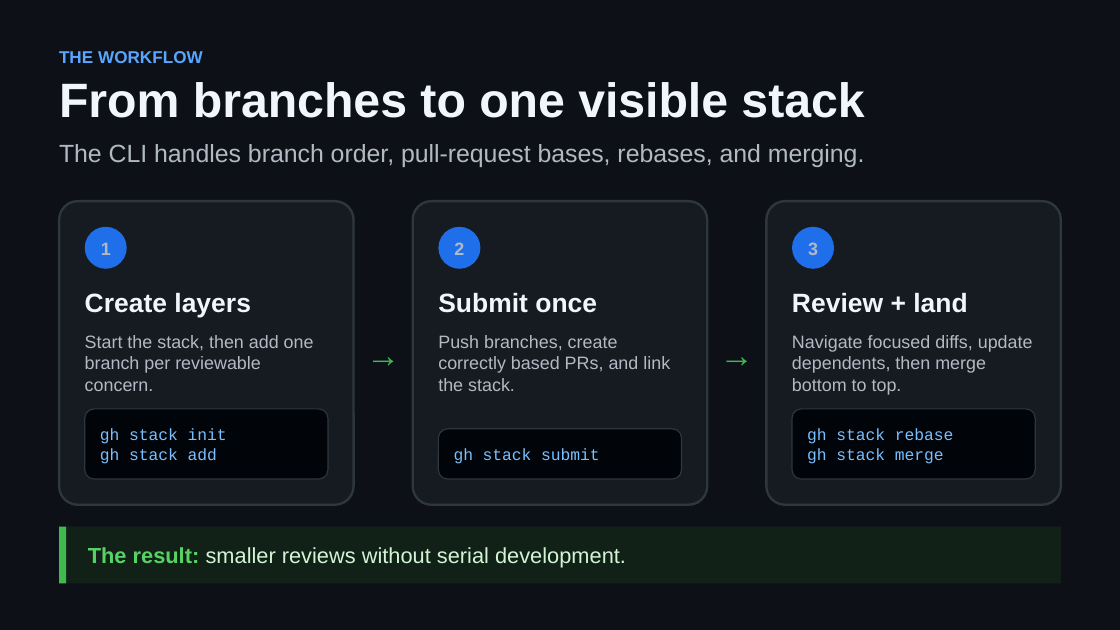
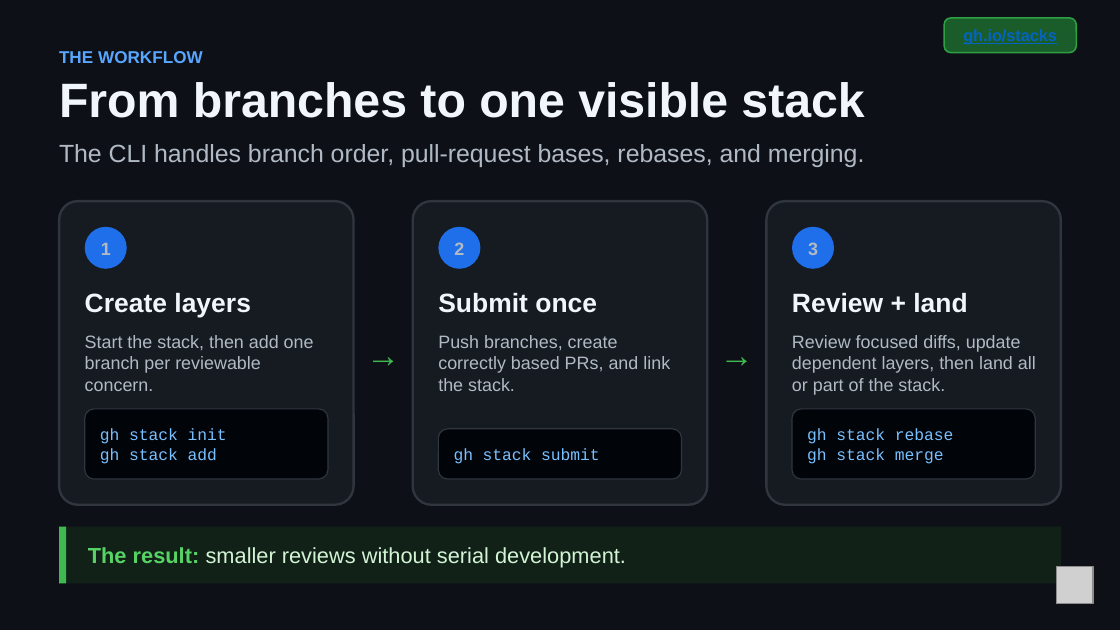
Before and after one commit to DanWahlin/gh-stack-demo, a slide deck: slide 3 of github-stacked-prs.pptx. Drawn at 1120x630 pixels with LibreOffice and Linux fonts; fonts in the diff are those of the drawing; grey boxes stand for pictures. Boxes give left, top, right and bottom in pixels: in the first picture for what was removed or moved away, otherwise in the second. Text is boxed around its words. In the diff, an @@ line names an element or a change of style, - is before the commit and + after.

Commit message:
docs: brand and verify stacked PR deck

```diff
--- a/github-stacked-prs.pptx
+++ b/github-stacked-prs.pptx
@@ rounded rectangle added at <box>944,18,1076,53</box>, fill #1A5D2A, outline #2EA043 1 pt @@
@@ text added at <box>963,29,1057,45</box>, 10.5 pt, text #0563C1, bold, underline @@
+gh.io/stacks
@@ text at <box>792,335,1036,395</box>: text changed @@
-Navigate focused diffs, update dependents, then merge bottom to top.
+Review focused diffs, update dependent layers, then land all or part of the stack.
@@ picture added at <box>1056,567,1093,604</box> @@
```
Also in this commit, not shown: 2 other slides changed, 7 other files.
